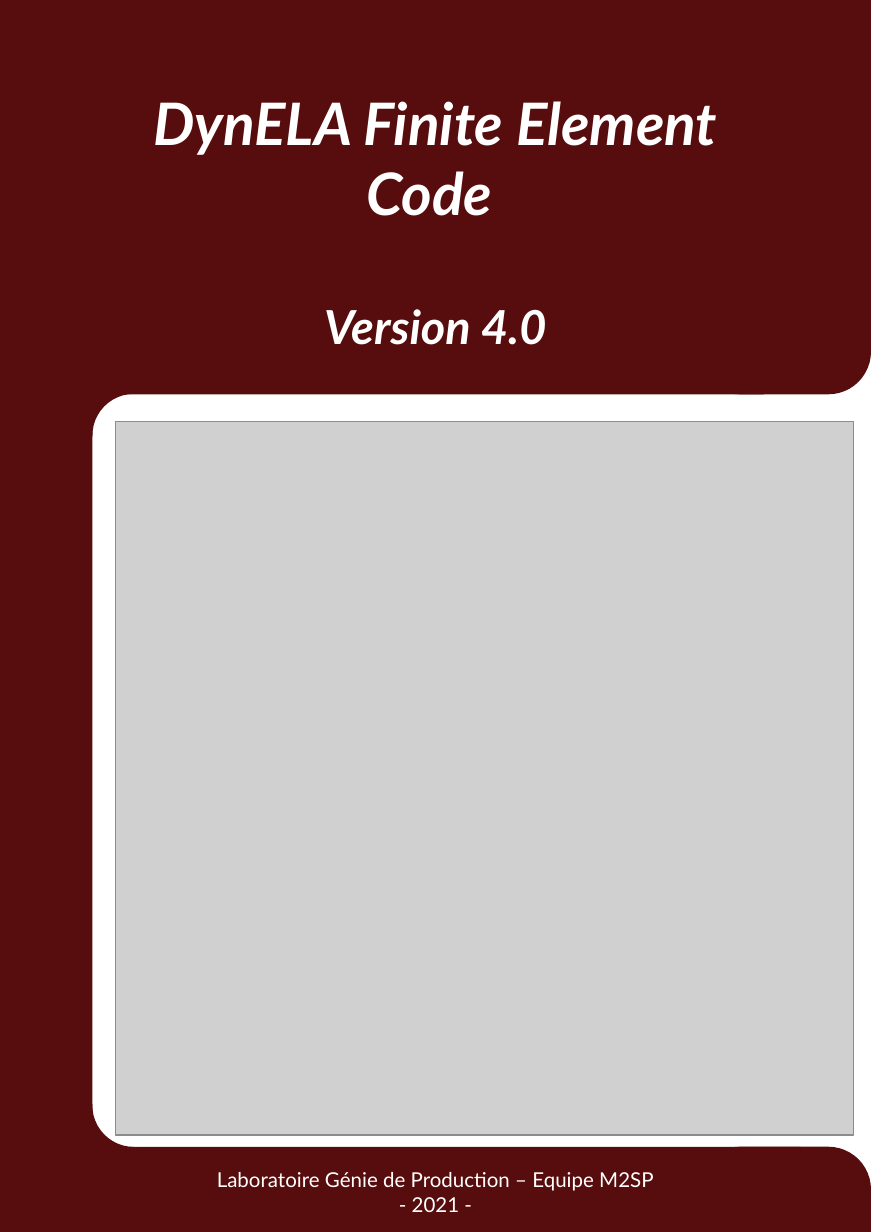
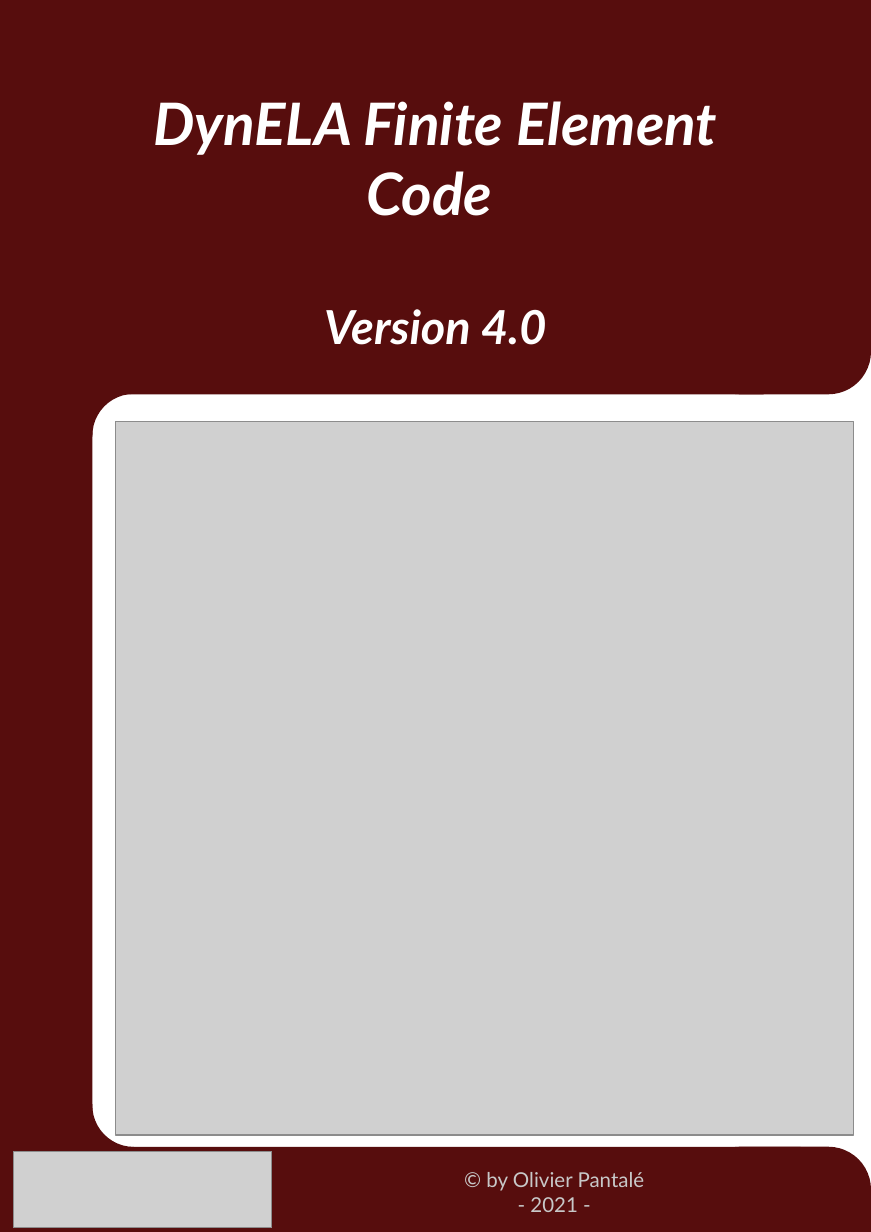
Before and after one commit to pantale/DynELA-v.-4.0, a slide deck: slide 1 of Documentation/Figures/Cover.odp. Drawn at 871x1232 pixels with LibreOffice and Linux fonts; fonts in the diff are those of the drawing; grey boxes stand for pictures. Boxes give left, top, right and bottom in pixels: in the first picture for what was removed or moved away, otherwise in the second. Text is boxed around its words. In the diff, an @@ line names an element or a change of style, - is before the commit and + after.

```diff
--- a/Documentation/Figures/Cover.odp
+++ b/Documentation/Figures/Cover.odp
@@ picture added at [14,1151,272,1228] @@
@@ text removed at [217,1172,653,1212] @@
-Laboratoire Génie de Production – Equipe M2SP
-- 2021 -
@@ text added at [486,1172,645,1212], 14 pt, text #C8C8C8 @@
+© by Olivier Pantalé
+- 2021 -
```
Also in this commit, not shown: 10 other files.
